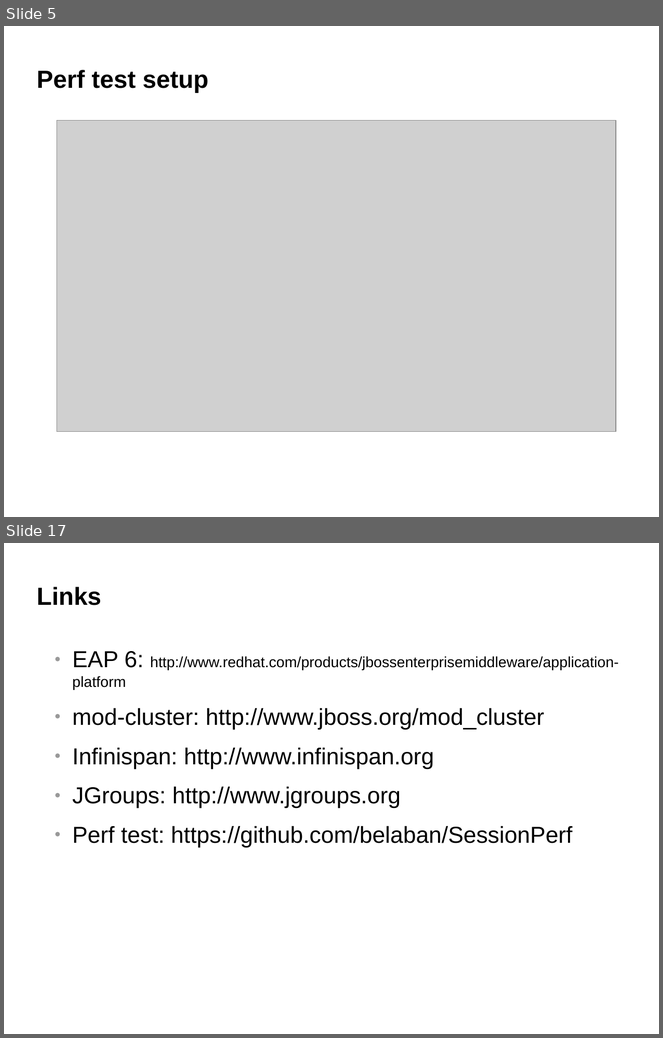
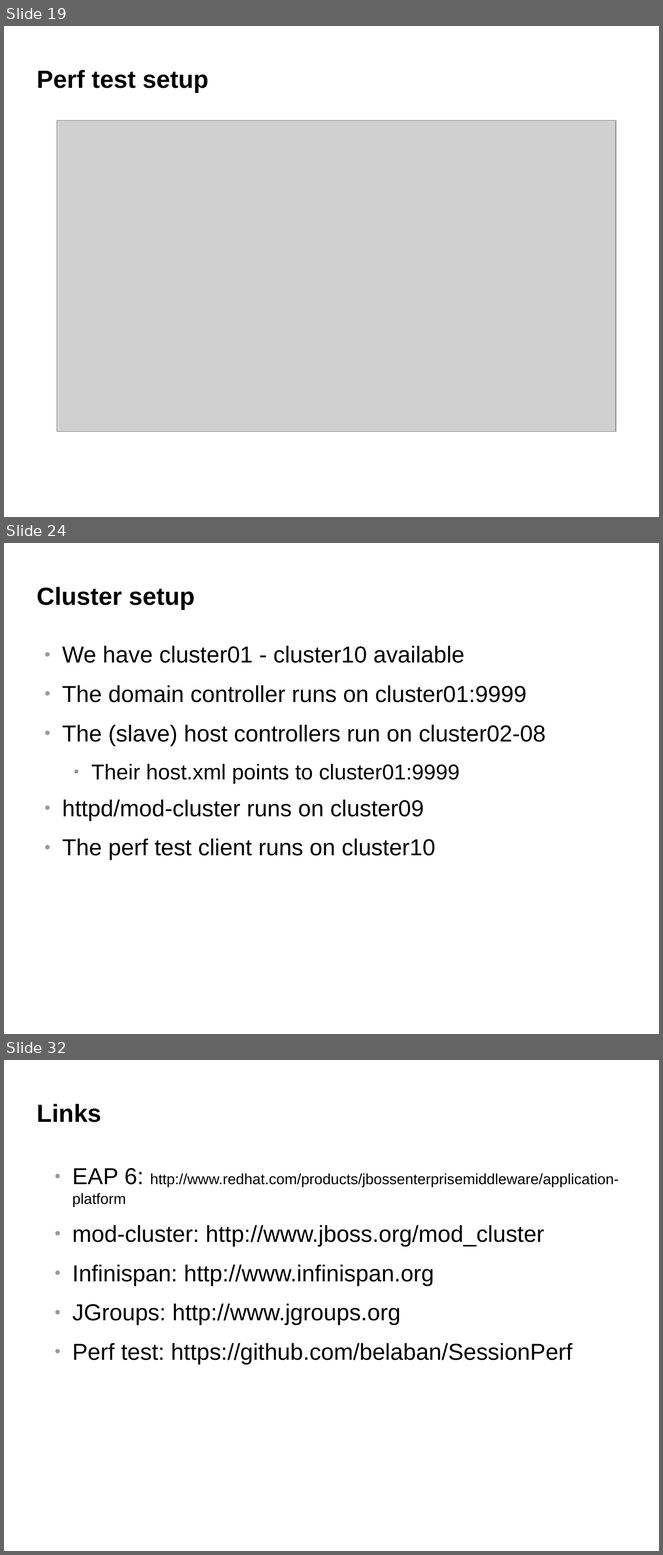
Before and after one commit to belaban/SessionPerf, a slide deck: docs/jbw2012.odp. Shown one above the other, each under a label of ours: slides 5 and 17 before the commit, slides 19, 24 and 32 after it; the slides between them are not shown. The pictures are 663x1038 and 663x1555 pixels, drawn with LibreOffice and Linux fonts; fonts in the diff are those of the drawing; grey boxes stand for pictures; background and template pictures are left out. Boxes give left, top, right and bottom in pixels: in the first picture for what was removed or moved away, otherwise in the second. Text is boxed around its words. In the diff, an @@ line names an element or a change of style, - is before the commit and + after.

```diff
--- a/docs/jbw2012.odp
+++ b/docs/jbw2012.odp
@@ slide 24 added at (x1=4, y1=543, x2=659, y2=1034), background #FFFFFF @@
@@ title added at (x1=37, y1=587, x2=195, y2=610), 30 pt, text #000000, bold @@
+Cluster setup
@@ text added at (x1=62, y1=645, x2=546, y2=861), 28 pt, text #000000 @@
+● We have cluster01 - cluster10 available
+● The domain controller runs on cluster01:9999
+● The (slave) host controllers run on cluster02-08
+  ● Their host.xml points to cluster01:9999
+● httpd/mod-cluster runs on cluster09
+● The perf test client runs on cluster10
@@ what was slide 5 is now slide 19 @@
@@ what was slide 17 is now slide 32 @@
```
Also in this commit, not shown: 15 other slides added, 1 slide removed.
